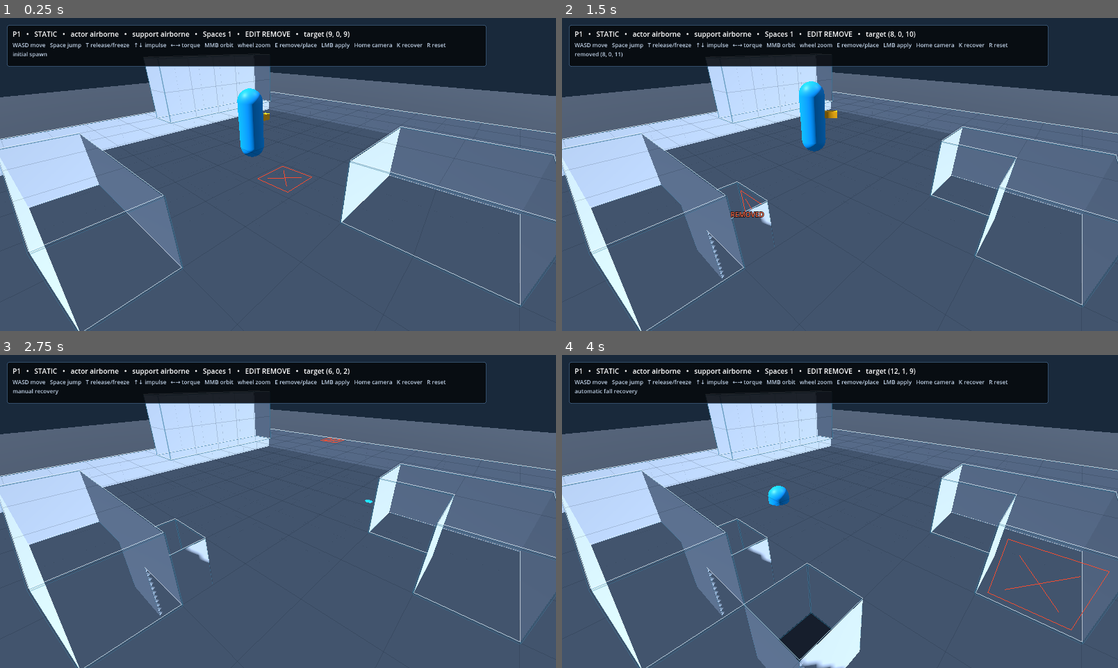
Above: before the commit, frames 1-4 (two rows, left to right).
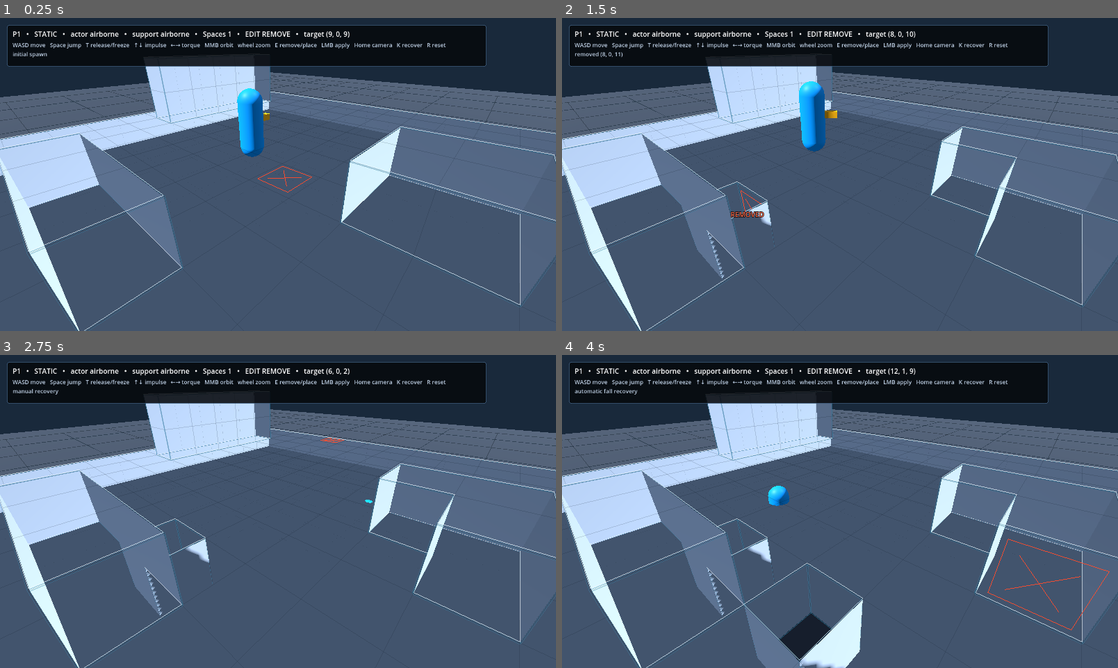
Above: after the commit, the same moments.

Repository: Jozzpoly/FrameMatter-Lab
Game: Godot game, scene res://p1/main.tscn
The game is run twice, just before and just after one commit, with the same random seed, the same clock (stepped at 60 frames per second) and the same inputs.
Inputs (mouse positions are in pixels of both pictures, inside the frame that each line leads up to):
- Up to frame 1 (0.25 s): no input
- Up to frame 2 (1.5 s): tap Enter at 0.5 s; move the mouse to (962, 158) at 0.52 s; press the mouse at (962, 158) at 0.53 s; hold D (p1_move_right) 0.53-1.25 s; tap Space (p1_jump) at 0.77 s; release the mouse at (962, 158) at 1.25 s; drag from (728, 190) to (812, 237) at 1.27 s
- Up to frame 3 (2.75 s): move the mouse to (333, 442) at 2.02 s; hold D (p1_move_right) from 2.03 s (still down); hold K (p1_recover) from 2.03 s (still down)
- Up to frame 4 (4 s): release D (p1_move_right) at 2.75 s; release K (p1_recover) at 2.75 s; drag from (812, 574) to (673, 464) at 2.77 s; move the mouse to (1006, 558) at 3.52 s; hold A (p1_move_left) from 3.53 s (still down); tap F at 3.6 s; tap Space (p1_jump) at 3.77 s

The runs differ from the first frame. In frame 1, 0.6% of the frame differs, in the area x 0-100%, y 18-38%; in frame 2, 0.6%; in frame 3, 0.6%; in frame 4, 0.6%.
Error in both runs: Invalid call. Nonexistent function 'get_global_transform_interpolated' in base 'Node3D (SpaceQueryCharacter)'. (res://p1/camera_rig.gd:112)

Commit message:
Promote coarse world reference datum for G6

Diff:
--- a/p1/main.tscn
+++ b/p1/main.tscn
@@ -10,6 +10,7 @@
 [ext_resource type="Script" path="res://p1/matter_state_presentation.gd" id="8_state_presentation"]
 [ext_resource type="Script" path="res://p1/matter_target_presentation.gd" id="9_target_presentation"]
 [ext_resource type="Script" path="res://p1/interaction_feedback.gd" id="10_interaction_feedback"]
+[ext_resource type="Script" path="res://p1/world_reference_presentation.gd" id="11_world_reference_presentation"]
 
 [sub_resource type="Environment" id="Environment_P1"]
 background_mode = 1
@@ -80,6 +81,9 @@
 [node name="CollisionShape3D" type="CollisionShape3D" parent="WorldReference"]
 shape = SubResource("GroundShape")
 
+[node name="P1WorldReferencePresentation" type="Node3D" parent="WorldReference"]
+script = ExtResource("11_world_reference_presentation")
+
 [node name="WorldOriginMarker" type="MeshInstance3D" parent="."]
 position = Vector3(-7.25, 0, -7.25)
 mesh = SubResource("OriginMesh")
Not shown: 1 places in p1/main.tscn that only renumber resources
